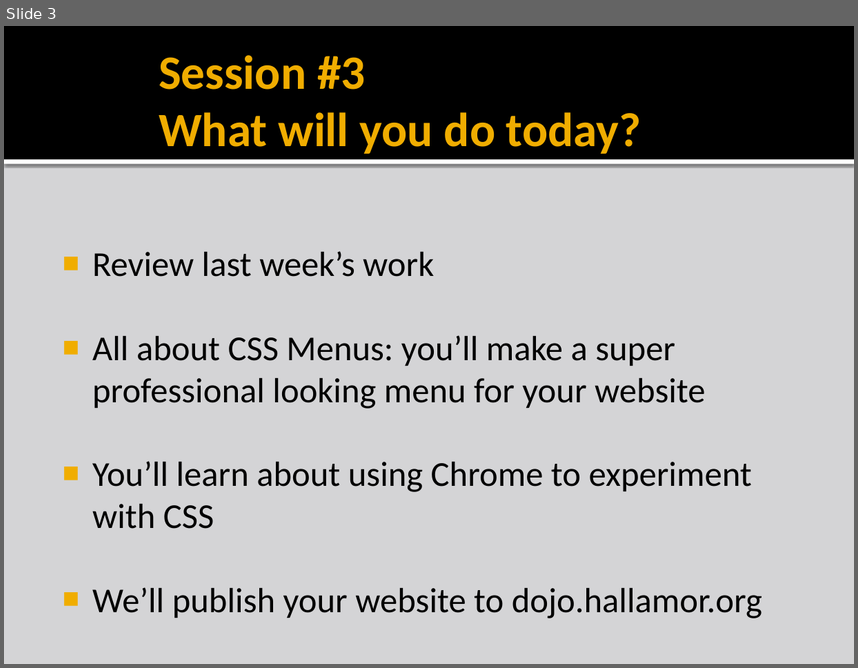
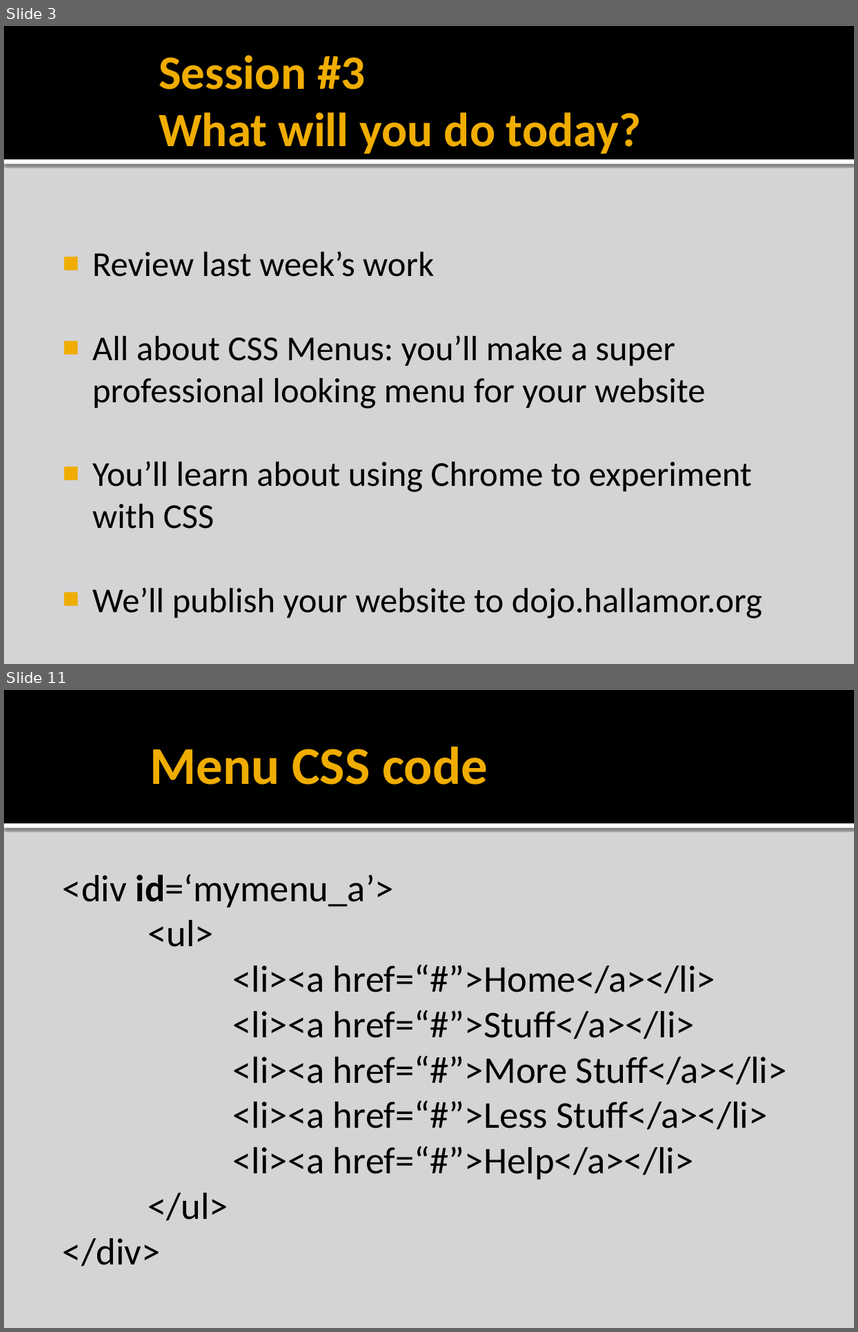
Before and after one commit to liamf/coderdojo-bray, a slide deck: html/presentations/CoderDojoBrayHTML_session3.pptx. Shown one above the other, each under a label of ours: slide 3 before the commit, slides 3 and 11 after it; the slides between them are not shown. The pictures are 858x668 and 858x1332 pixels, drawn with LibreOffice and Linux fonts; fonts in the diff are those of the drawing; background and template pictures are left out. Boxes give left, top, right and bottom in pixels: in the first picture for what was removed or moved away, otherwise in the second. Text is boxed around its words. In the diff, an @@ line names an element or a change of style, - is before the commit and + after.

```diff
--- a/html/presentations/CoderDojoBrayHTML_session3.pptx
+++ b/html/presentations/CoderDojoBrayHTML_session3.pptx
@@ slide 11 added at (4,690,854,1328), background #D4D4D6; not listed: 2 template elements that a slide beside it also shows @@
@@ title added at (150,747,488,785), 45 pt, text #F0AD00, bold @@
+Menu CSS code
@@ text added at (63,874,787,1266), 32 pt, text #000000 @@
+<div id=‘mymenu_a’>
+<ul>
+<li><a href=“#”>Home</a></li>
+<li><a href=“#”>Stuff</a></li>
+<li><a href=“#”>More Stuff</a></li>
+<li><a href=“#”>Less Stuff</a></li>
+<li><a href=“#”>Help</a></li>
+</ul>
+</div>
```
Also in this commit, not shown: 2 slides changed, 15 other slides added, 5 other files.
